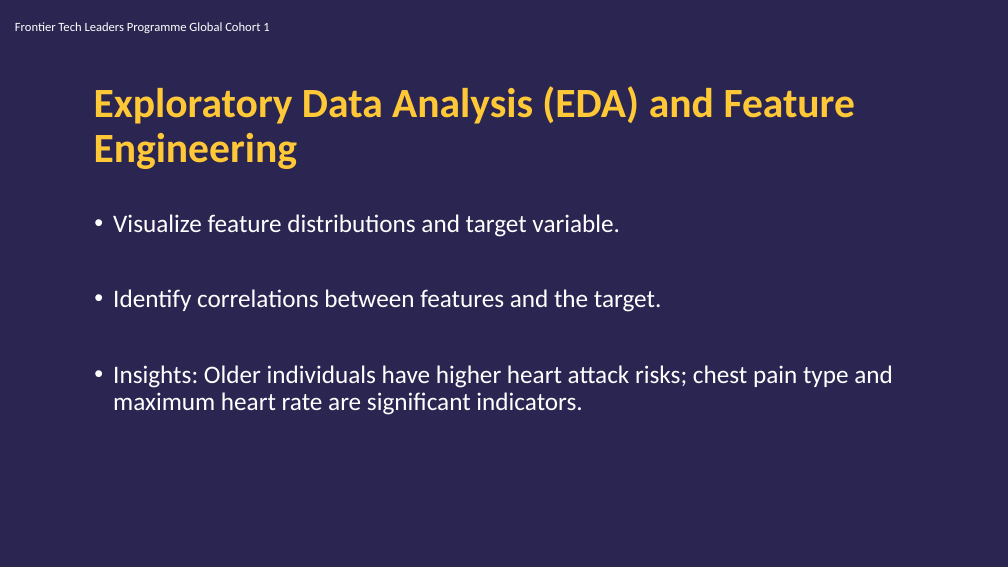
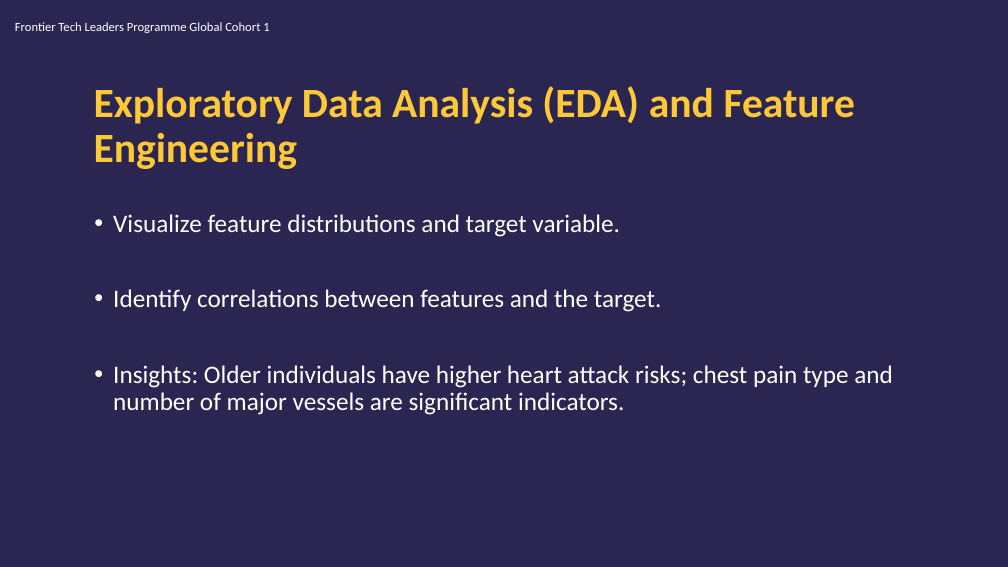
Before and after one commit to edasaruhan/FTL_TR2_Capstone_Project_Hasibullah, a slide deck: slide 9 of Hasibullah_Mohmand_Hattack.ai_Presentation .pptx. Drawn at 1008x567 pixels with LibreOffice and Linux fonts; fonts in the diff are those of the drawing; background and template pictures are left out. Boxes give left, top, right and bottom in pixels: in the first picture for what was removed or moved away, otherwise in the second. Text is boxed around its words. In the diff, an @@ line names an element or a change of style, - is before the commit and + after.

```diff
--- a/Hasibullah_Mohmand_Hattack.ai_Presentation .pptx
+++ b/Hasibullah_Mohmand_Hattack.ai_Presentation .pptx
@@ text at [113,365,893,415]: text changed @@
-• Insights: Older individuals have higher heart attack risks; chest pain type and maximum heart rate are significant indicators.
+• Insights: Older individuals have higher heart attack risks; chest pain type and number of major vessels are significant indicators.
```
Also in this commit, not shown: 3 other slides changed, 2 slides added, 1 other file.
